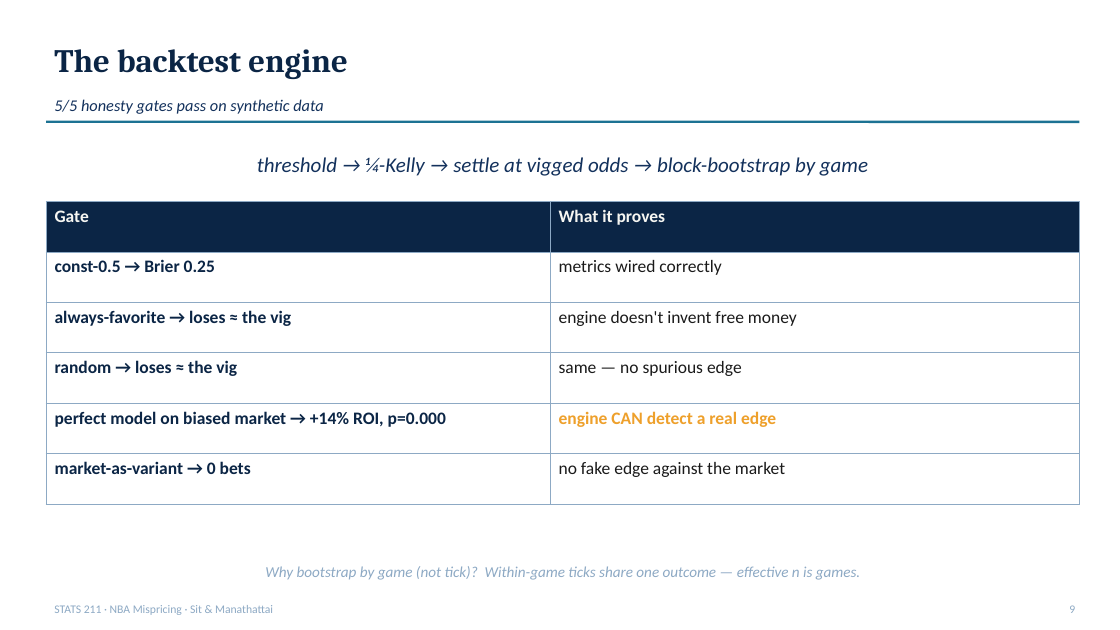
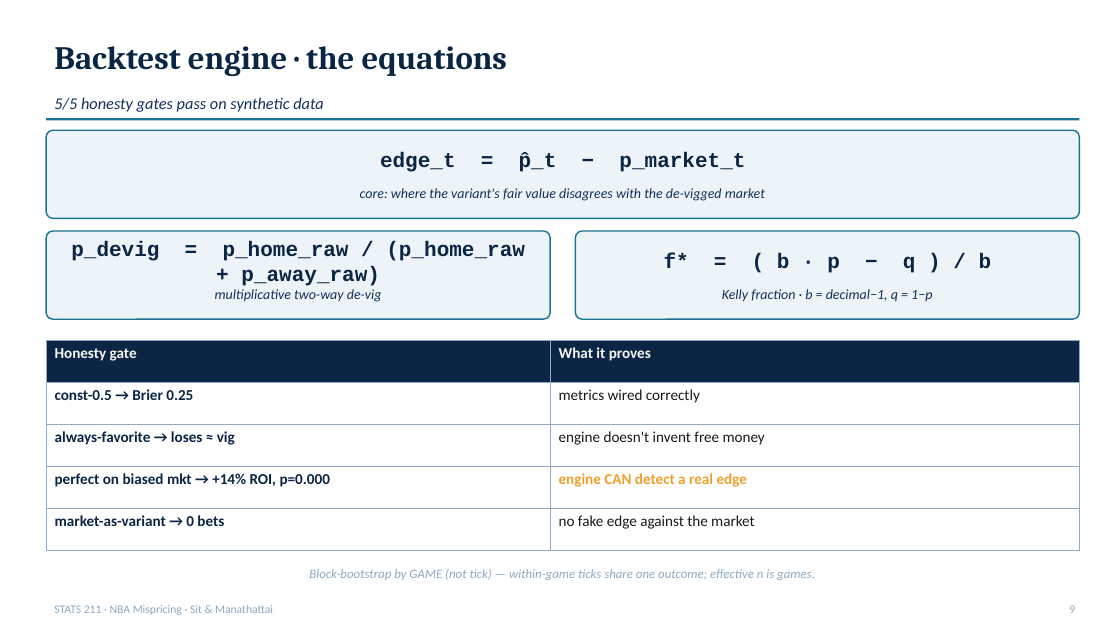
Before and after one commit to ivan-sit/live-nba-market-mispricing-detection, a slide deck: slide 9 of slides/final_deck.pptx. Drawn at 1120x630 pixels with LibreOffice and Linux fonts; fonts in the diff are those of the drawing. Boxes give left, top, right and bottom in pixels: in the first picture for what was removed or moved away, otherwise in the second. Text is boxed around its words. In the diff, an @@ line names an element or a change of style, - is before the commit and + after.

Commit message:
Deck: real PNG figures + formula boxes (replace placeholders)
- scripts/generate_slide_figures.py: matplotlib renderer for all deck PNGs in the
  project palette (NAVY/DEEP/TEAL/SKY/CREAM/ACCENT/INK)
- slides/figures/ (all new):
  · reliability_v2.png      — V2 reliability diagram on 2024-25 (Brier 0.149, ECE 0.008)
  · v5_shifts.png           — H1 / H4 bar chart with 95% CI error bars
  · pilot_roi.png           — SAS@OKC model vs baselines ROI bars
  · liquidity_sample.png    — paired bars: liquid sportsbook vs stale Kalshi
  · pipeline_flow.png       — system flowchart (PBP/odds -> p_hat / p_market -> edge -> backtest)
- slides/build.js: embed all 5 PNGs at the right slides; add prominent formula
  boxes for V2 (p_hat = isotonic(XGB(x))), V5 shift (delta p over 60s), backtest
  (edge, de-vig, Kelly), and V3 Halawi-aggregate
- slides/final_deck.pptx: regenerated (658 KB) with figures + formulas embedded

```diff
--- a/slides/final_deck.pptx
+++ b/slides/final_deck.pptx
@@ text at box(54, 46, 507, 76): text changed @@
-The backtest engine
+Backtest engine · the equations
@@ rounded rectangle added at box(46, 130, 1080, 218), fill #EEF3F8, outline #1C7293 1.2 pt @@
@@ text removed at box(257, 157, 868, 176) @@
-threshold → ¼-Kelly → settle at vigged odds → block-bootstrap by game
@@ text added at box(380, 152, 745, 174), 18 pt, text #0B2545, bold @@
+edge_t = p̂_t − p_market_t
@@ text added at box(360, 188, 765, 201), 12 pt, text #13315C, italic @@
+core: where the variant's fair value disagrees with the de-vigged market
@@ rounded rectangle added at box(46, 231, 550, 319), fill #EEF3F8, outline #1C7293 1.2 pt @@
@@ rounded rectangle added at box(576, 231, 1080, 319), fill #EEF3F8, outline #1C7293 1.2 pt @@
@@ text added at box(71, 241, 525, 286), 18 pt, text #0B2545, bold @@
+p_devig = p_home_raw / (p_home_raw + p_away_raw)
@@ text added at box(664, 253, 992, 273), 18 pt, text #0B2545, bold @@
+f* = ( b · p − q ) / b
@@ text added at box(215, 289, 382, 302), 12 pt, text #13315C, italic @@
+multiplicative two-way de-vig
@@ text added at box(722, 289, 932, 302), 12 pt, text #13315C, italic @@
+Kelly fraction · b = decimal−1, q = 1−p
@@ table at box(46, 340, 1080, 533) @@
-row 1, column 1: Gate
+row 1, column 1: Honesty gate
-row 3: always-favorite → loses ≈ the vig | engine doesn't invent free money
-row 4: random → loses ≈ the vig | same — no spurious edge
-row 5: perfect model on biased market → +14% ROI, p=0.000 | engine CAN detect a real edge
+row 3: always-favorite → loses ≈ vig | engine doesn't invent free money
+row 4: perfect on biased mkt → +14% ROI, p=0.000 | engine CAN detect a real edge
@@ table: place and size @@
-table at box(46, 202, 1080, 481)
+table at box(46, 340, 1080, 533)
@@ text at box(309, 569, 815, 580): text changed; size 13 to 11 pt @@
-Why bootstrap by game (not tick)? Within-game ticks share one outcome — effective n is games.
+Block-bootstrap by GAME (not tick) — within-game ticks share one outcome; effective n is games.
```
Also in this commit, not shown: 12 other slides changed, 7 other files.
